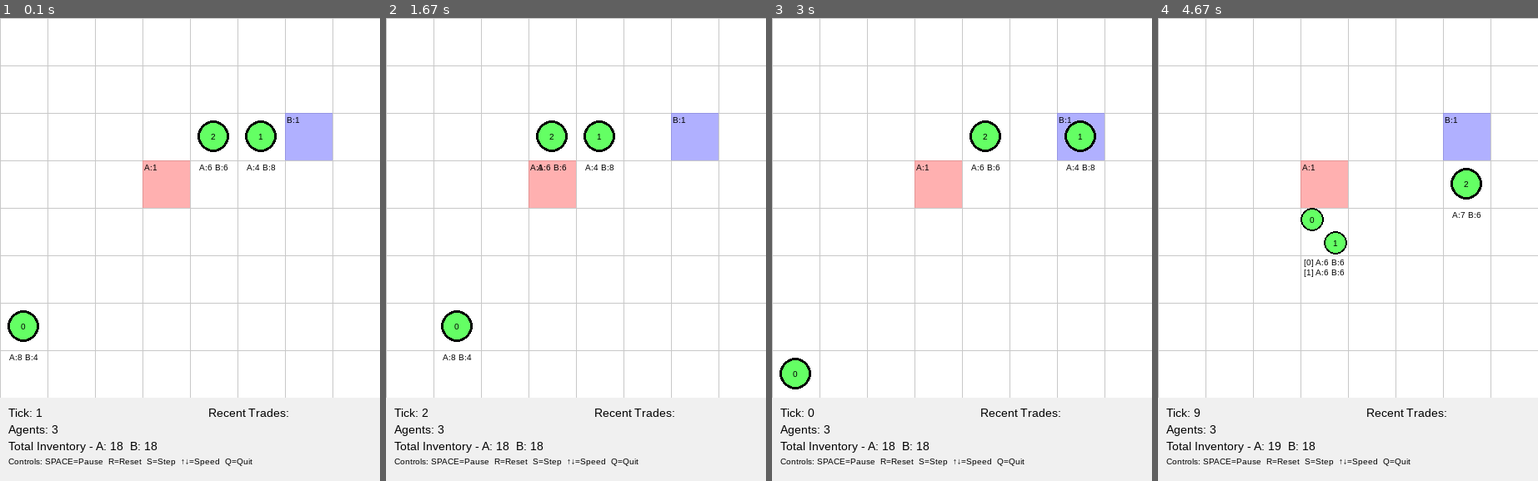
Above: before the commit, frames 1-4 (left to right).
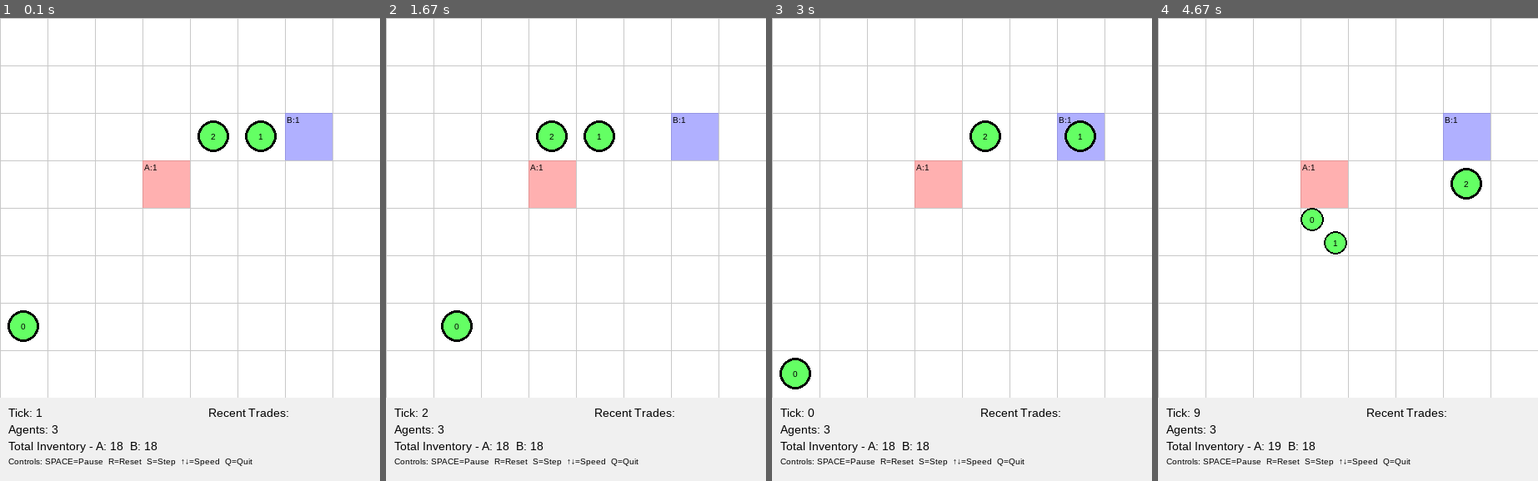
Above: after the commit, the same moments.

Repository: cmfunderburk/vmt-dev
Game: pygame game, started from main.py
Two runs of this game, one before a commit and one after it. Both use one fixed random seed, a clock stepped at 60 frames per second and the inputs below.
Inputs:
- Up to frame 1 (0.1 s): no input
- Up to frame 2 (1.67 s): tap Space at 0.33 s; tap Enter at 0.67 s
- Up to frame 3 (3 s): tap R at 2.23 s; tap Space at 2.9 s
- Up to frame 4 (4.67 s): no input

The runs differ from the first frame. In frame 1, 0.1% of the frame differs, in the area x 2-73%, y 31-74%; in frame 2, 0.1%; in frame 3, less than 0.1%; in frame 4, 0.2%, in the area x 38-85%, y 41-56%.

Commit message:
removed agent inventory labels from pygame renderer, will add better gui access in future

Diff:
--- a/src/vmt_pygame/renderer.py
+++ b/src/vmt_pygame/renderer.py
@@ -458,10 +458,11 @@
                     self.screen.blit(id_label, id_rect)
 
             # Draw inventory labels below the entire group
-            if self.cell_size >= 20:
-                self.draw_group_inventory_labels(
-                    agents, screen_x, screen_y, agent_count
-                )
+            # Disabled to reduce visual clutter - inventory inspection feature coming soon
+            # if self.cell_size >= 20:
+            #     self.draw_group_inventory_labels(
+            #         agents, screen_x, screen_y, agent_count
+            #     )
 
     def draw_trade_indicators(self):
         """Draw indicators for recent trades."""
